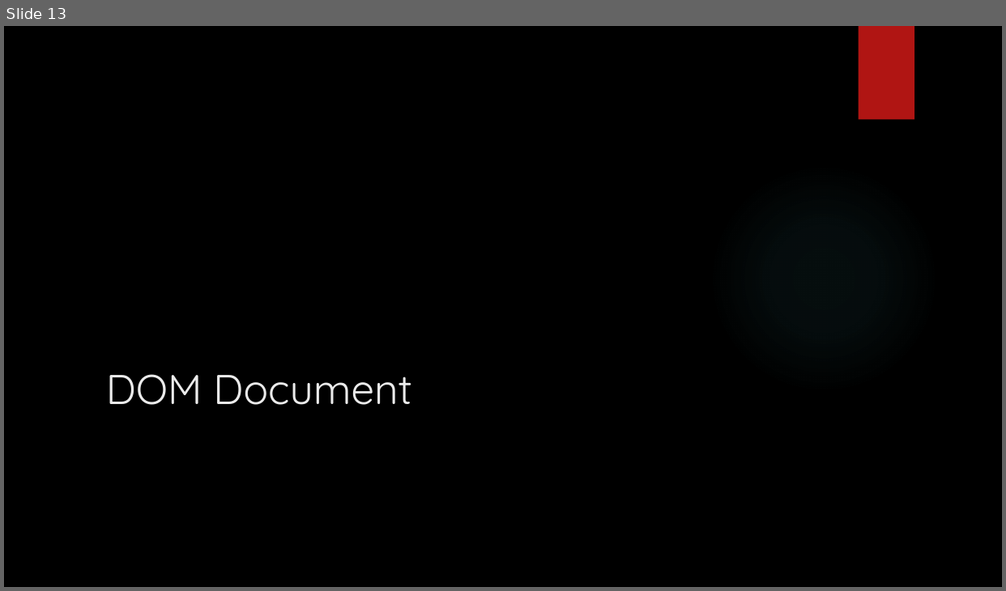
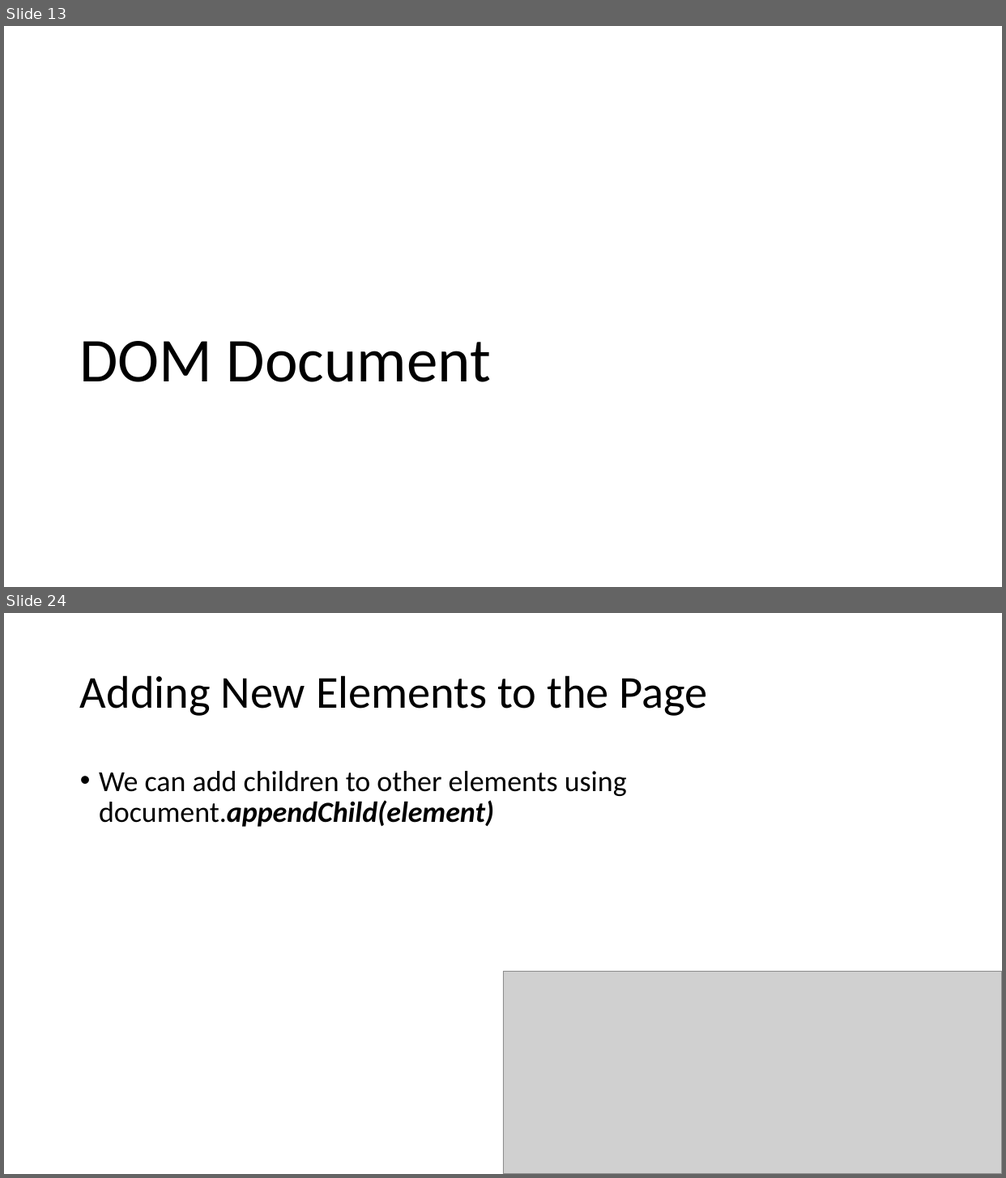
Before and after one commit to YWCANWIL-TechLab/module15-exercises-YaminahAlanis, a slide deck: slides/Module 15 - JS HTML DOM Part 1.pptx. Shown one above the other, each under a label of ours: slide 13 before the commit, slides 13 and 24 after it; the slides between them are not shown. The pictures are 1006x591 and 1006x1178 pixels, drawn with LibreOffice and Linux fonts; fonts in the diff are those of the drawing; grey boxes stand for pictures; background and template pictures are left out. Boxes give left, top, right and bottom in pixels: in the first picture for what was removed or moved away, otherwise in the second. Text is boxed around its words. In the diff, an @@ line names an element or a change of style, - is before the commit and + after.

```diff
--- a/slides/Module 15 - JS HTML DOM Part 1.pptx
+++ b/slides/Module 15 - JS HTML DOM Part 1.pptx
@@ slide 24 added at bbox=[4, 613, 1002, 1174], background #FFFFFF @@
@@ title added at bbox=[80, 675, 708, 716], 44 pt, text #000000 @@
+Adding New Elements to the Page
@@ text added at bbox=[99, 771, 627, 827], 28 pt, text #000000 @@
+• We can add children to other elements using document.appendChild(element)
@@ picture added at bbox=[503, 972, 1002, 1174] @@
@@ slide 13 changed as well @@
@@ background picture (left out) to #FFFFFF @@
@@ rectangle removed at bbox=[859, 26, 914, 120] @@
@@ title "DOM Document": place and size @@
-title "DOM Document" at bbox=[106, 374, 412, 405]
+title "DOM Document" at bbox=[79, 341, 491, 382]
@@ title "DOM Document" at bbox=[79, 341, 491, 382]: size 40 to 60 pt, font Quicksand to Calibri, text colour #EBEBEB to #000000; line spacing 1 to 0.9 @@
@@ ellipse removed at bbox=[709, 163, 939, 394] @@
```
Also in this commit, not shown: 29 other slides changed, 8 other slides added, 2 slides removed, 4 other files.
